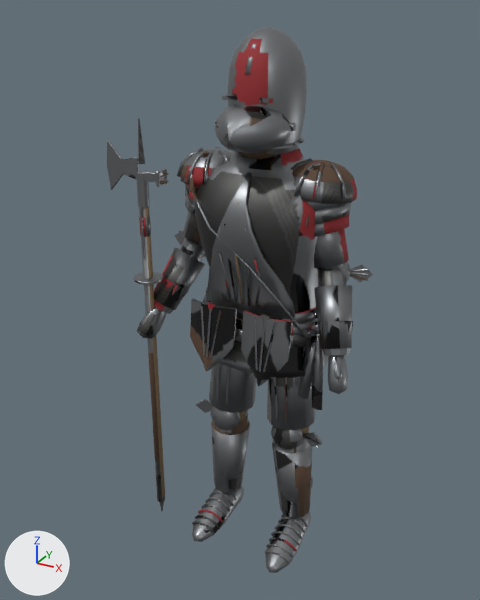
Renders of the glTF model Assets/Models/ArtBible/Enemies/Late/GothicManAtArms/glTF/GothicManAtArms.gltf from each side of a commit.
The view is the same before and after, from a camera (50 mm lens) standing at (1.0, -2.0, 2.005) and looking at (-0.093, -0.014, 1.012). The axes (+X, +Y, +Z) are drawn at lower left. The lights are the same throughout. The older version comes first. Vertices at exactly the same position are counted once.

Names of what the first picture shows: 'GothicManAtArms'.
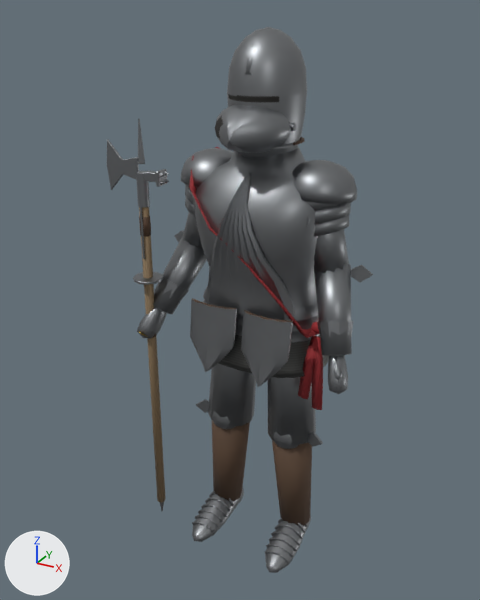
What differs and where, as boxes (x1, y1, x2, y2) in the pictures (480 x 600 px; the box of a moved part takes in the faces that stretch with it):
```json
{"part": 1, "of": "me_gothicmanatarms", "change": "moved or reshaped", "before": [314, 229, 349, 268], "after": [314, 229, 349, 273]}
{"part": 2, "of": "me_gothicmanatarms", "change": "moved or reshaped", "before": [267, 377, 316, 430], "after": [268, 377, 316, 445]}
{"part": 3, "of": "me_gothicmanatarms", "change": "moved or reshaped", "before": [209, 364, 256, 413], "after": [208, 363, 256, 427]}
{"part": 4, "of": "me_gothicmanatarms", "change": "rebuilt", "before": [179, 238, 204, 262], "after": [153, 236, 207, 314]}
{"part": 5, "of": "me_gothicmanatarms", "change": "deleted", "before": [177, 95, 369, 518]}
{"part": 6, "of": "me_gothicmanatarms", "change": "moved or reshaped", "before": [154, 172, 352, 520], "after": [183, 172, 352, 526]}
{"part": 7, "of": "me_gothicmanatarms", "change": "added", "after": [227, 69, 307, 119]}
{"part": 8, "of": "me_gothicmanatarms", "change": "surface changed", "before": [120, 36, 370, 553], "after": [120, 36, 370, 553]}
```

Edits to the scene script, one JSON object a line:
```json
{"block": "me_gothicmanatarms", "where": "# used by ob_gothicmanatarms; location = (0.0, 0.0, 0.0)"}
{"op": "remove", "block": "me_gothicmanatarms", "code": "me_gothicmanatarms.from_pydata(...)  # 4292 vertices, 7992 faces; spans x -0.54..0.39, y -0.26..0.21, z 0.0..1.95"}
{"op": "add", "block": "me_gothicmanatarms", "code": "me_gothicmanatarms.from_pydata(...)  # 3464 vertices, 6592 faces; spans x -0.54..0.39, y -0.26..0.21, z 0.0..1.95"}
{"block": "me_gothicmanatarms", "change": "me_gothicmanatarms part 1: the loose piece of 24 vertices spanning x 0.14..0.31, y -0.07..0.06, z 1.2..1.39 is scaled about its middle by (1.05, 0.981, 1.33), then moved by (0.0, 0.0, 0.01)"}
{"block": "me_gothicmanatarms", "change": "me_gothicmanatarms part 2: the loose piece of 24 vertices spanning x 0.03..0.22, y -0.1..0.08, z 0.56..0.92 is scaled about its middle by (1.01, 1, 1.47), then moved by (0.0, 0.0, 0.02)"}
{"block": "me_gothicmanatarms", "change": "me_gothicmanatarms part 3: the loose piece of 24 vertices spanning x -0.22..-0.03, y -0.1..0.08, z 0.56..0.92 is scaled about its middle by (1.01, 1, 1.47), then moved by (0.0, 0.0, 0.02)"}
{"block": "me_gothicmanatarms", "change": "me_gothicmanatarms part 4: the loose piece of 48 vertices spanning x -0.39..-0.23, y -0.17..0.05, z 0.96..1.25 is rebuilt with 24 vertices and now spans x -0.41..-0.22, y -0.18..0.06, z 0.94..1.25"}
{"block": "me_gothicmanatarms", "change": "me_gothicmanatarms part 5: 49 loose pieces with 528 vertices, spanning x -0.4..0.38, y -0.23..0.07, z 0.13..1.76, are deleted"}
{"block": "me_gothicmanatarms", "change": "me_gothicmanatarms part 6: 51 vertices moved within x -0.26..0.31, y -0.24..0.02, z 0.49..1.52; 794 vertices removed from x -0.41..0.38, y -0.24..0.18, z 0.06..1.55; 430 vertices added at x -0.34..0.38, y -0.25..0.18, z 0.08..1.52"}
{"block": "me_gothicmanatarms", "change": "me_gothicmanatarms part 7: 48 vertices added at x -0.12..0.12, y -0.14..0.14, z 1.74..1.76"}
{"block": "me_gothicmanatarms", "change": "me_gothicmanatarms part 8: 4878 kept faces spanning x -0.54..0.39, y -0.26..0.21, z 0.0..1.95 get new texture (UV) coordinates"}
{"block": "me_gothicmanatarms", "change": "other edits to the shape of me_gothicmanatarms do not show in these pictures"}
```
